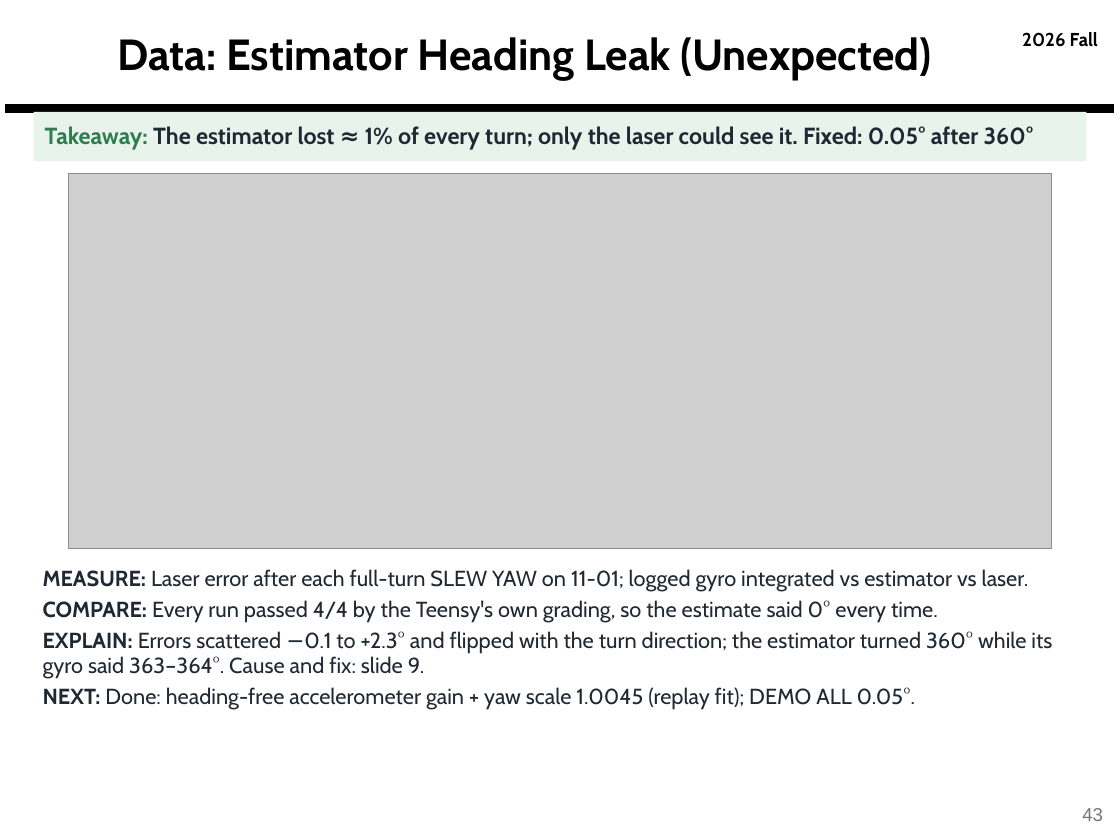
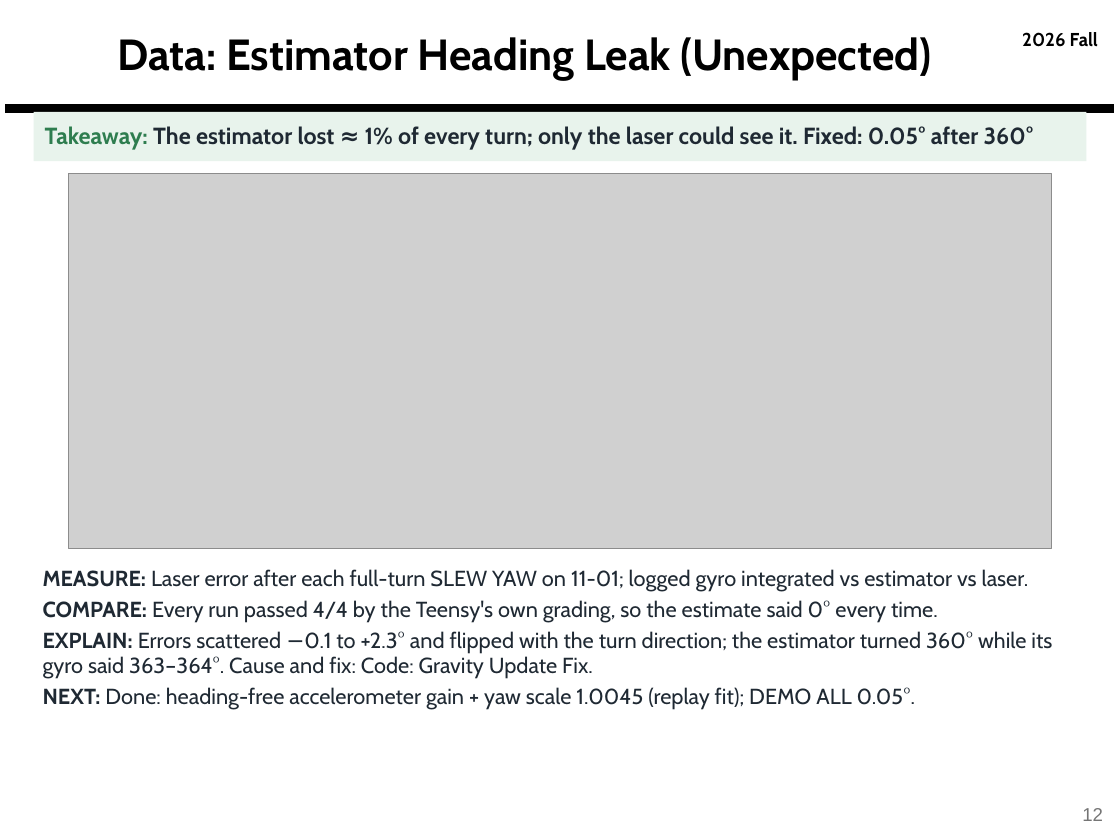
Before and after one commit to derek-weissinger-usafa/Astro-331-Lab-8, a slide deck: slide 12 of Reports/Astro 331 Lab 8_2_3 Body Final Pres.pptx (slide 43 before the commit). Drawn at 1120x840 pixels with LibreOffice and Linux fonts; fonts in the diff are those of the drawing; grey boxes stand for pictures; background and template pictures are left out. Boxes give left, top, right and bottom in pixels: in the first picture for what was removed or moved away, otherwise in the second. Text is boxed around its words. In the diff, an @@ line names an element or a change of style, - is before the commit and + after.

```diff
--- a/Reports/Astro 331 Lab 8_2_3 Body Final Pres.pptx
+++ b/Reports/Astro 331 Lab 8_2_3 Body Final Pres.pptx
@@ text at [43,631,1052,678]: text changed @@
-EXPLAIN: Errors scattered −0.1 to +2.3° and flipped with the turn direction; the estimator turned 360° while its gyro said 363–364°. Cause and fix: slide 9.
+EXPLAIN: Errors scattered −0.1 to +2.3° and flipped with the turn direction; the estimator turned 360° while its gyro said 363–364°. Cause and fix: Code: Gravity Update Fix.
@@ page number at [1082,808,1103,821]: text changed @@
-43
+12
```
Also in this commit, not shown: 13 other slides changed, 2 slides added, 1 other file.
